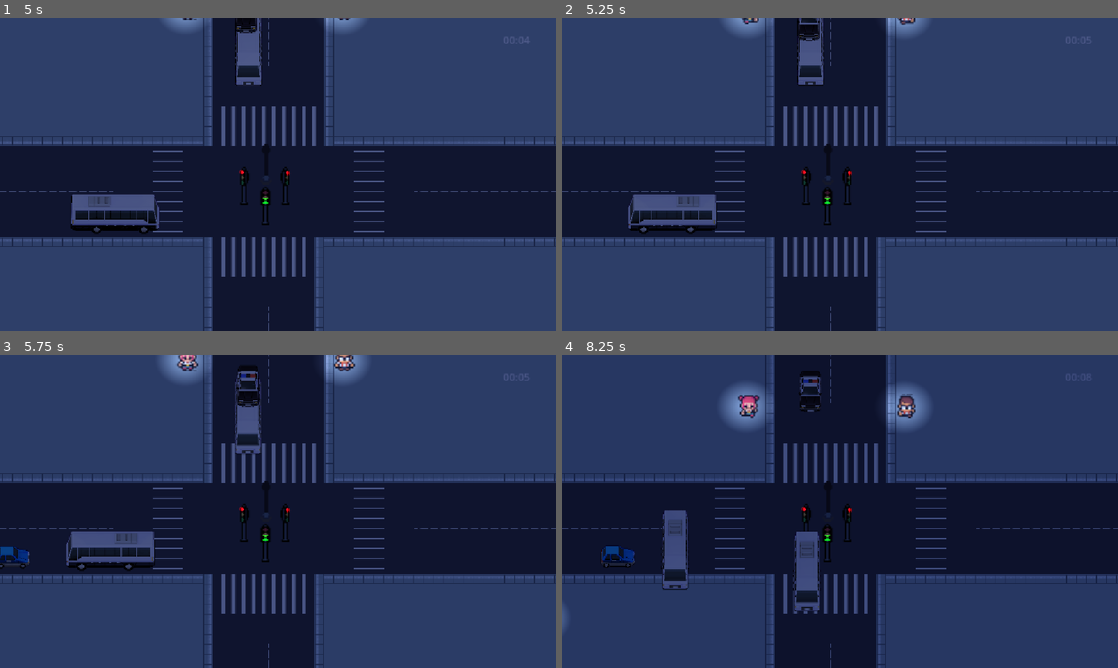
Above: before the commit, frames 1-4 (two rows, left to right).
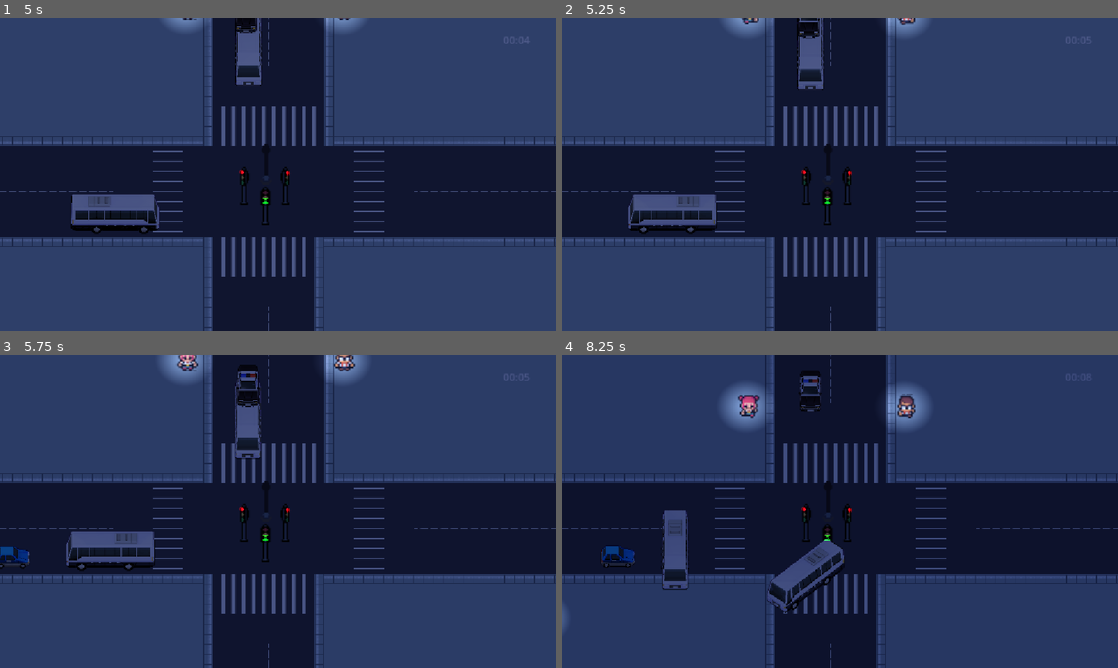
Above: after the commit, the same moments.

Repository: lafgo-fc/game-jam-repoooo
Game: Godot game, scene res://scne/test_one.tscn
Two runs of this game, one before a commit and one after it. Both use one fixed random seed, a clock stepped at 60 frames per second and the inputs below.
Inputs:
- Up to frame 1 (5 s): tap Enter (ui_accept) at 0.5, 0.77, 1.52, 3.02, 3.77, 4.52 s; hold R (traffic control right and left) from 0.53 s (still down)
- Up to frame 2 (5.25 s): keep holding R (traffic control right and left)
- Up to frame 3 (5.75 s): keep holding R (traffic control right and left)
- Up to frame 4 (8.25 s): keep holding R (traffic control right and left); tap Enter (ui_accept) at 6.02, 6.77, 7.52 s

Frame 1 is identical in both runs. In frame 2, 0.4% of the frame differs, in the area x 42-48%, y 0-24%; in frame 3, 0.3%; in frame 4, 1.5%, in the area x 36-51%, y 6-83%.

Commit message:
fixed the body collision overriding

Diff:
--- a/scne/car.tscn
+++ b/scne/car.tscn
@@ -488,7 +488,7 @@
 
 [node name="van" type="AnimatedSprite2D" parent="." unique_id=1717284833]
 sprite_frames = SubResource("SpriteFrames_wmd7k")
-animation = &"right"
+animation = &"down"
 
 [node name="taxi" type="AnimatedSprite2D" parent="." unique_id=458371514]
 sprite_frames = SubResource("SpriteFrames_nqc1f")
--- a/scne/scripts/car.gd
+++ b/scne/scripts/car.gd
@@ -20,6 +20,7 @@
 var cross_point: Marker2D
 var exit_point: Marker2D
 var fuckoff: Marker2D
+var last_direction : String
 
 var fuckedoff = false
 var has_passed = false
@@ -34,6 +35,8 @@
 		vehicles.hide()
 	selected_vehicle.show()
 	vehicle_opt = selected_vehicle
+	collision_shape.position = Vector2.ZERO
+	collsion_range.position = Vector2.ZERO
 	match selected_vehicle.name:
 		"van":
 			collision_shape.scale = Vector2(1.0 , 1.0)
@@ -67,6 +70,12 @@
 			collision_shape.position = Vector2(0.0 , -7.0)
 			collsion_range.scale = Vector2(1.7 , 1.6)
 			collsion_range.position = Vector2(0.0 , -7.0)
+
+	print("Selected vehicle: ", selected_vehicle.name)
+	print("Collision scale: ", collision_shape.scale)
+	print("Collision position: ", collision_shape.position)
+	print("Range scale: ", collsion_range.scale)
+	print("Range position: ", collsion_range.position)
 
 func _process(delta: float) -> void:
 	GameData.car_pos = global_position
@@ -117,17 +126,22 @@
 
 	move_and_slide()
 func process_animation(direction) -> void:
-	print(vehicle_opt)
+
 	if abs(direction.x) > abs(direction.y):
 		if direction.x > 0:
 			vehicle_opt.play("right")
+			last_direction = "right"
 		else:
 			vehicle_opt.play("left")
+			last_direction = "left"
 	elif abs(direction.x) < abs(direction.y):
 		if direction.y > 0:
 			vehicle_opt.play("down")
+			last_direction = "down"
 		else:
 			vehicle_opt.play("top")
+			last_direction = "top"
+
 
 
 func _on_area_2d_body_entered(body: Node2D) -> void:
